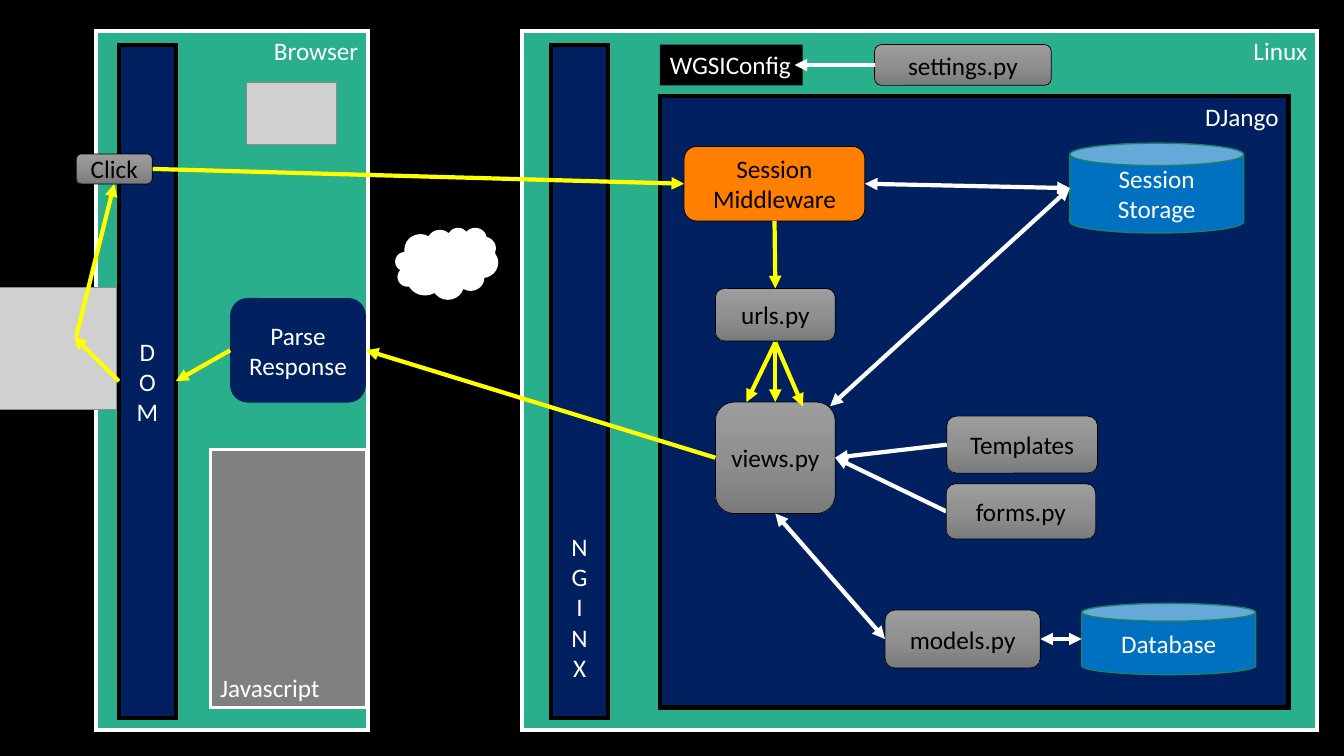
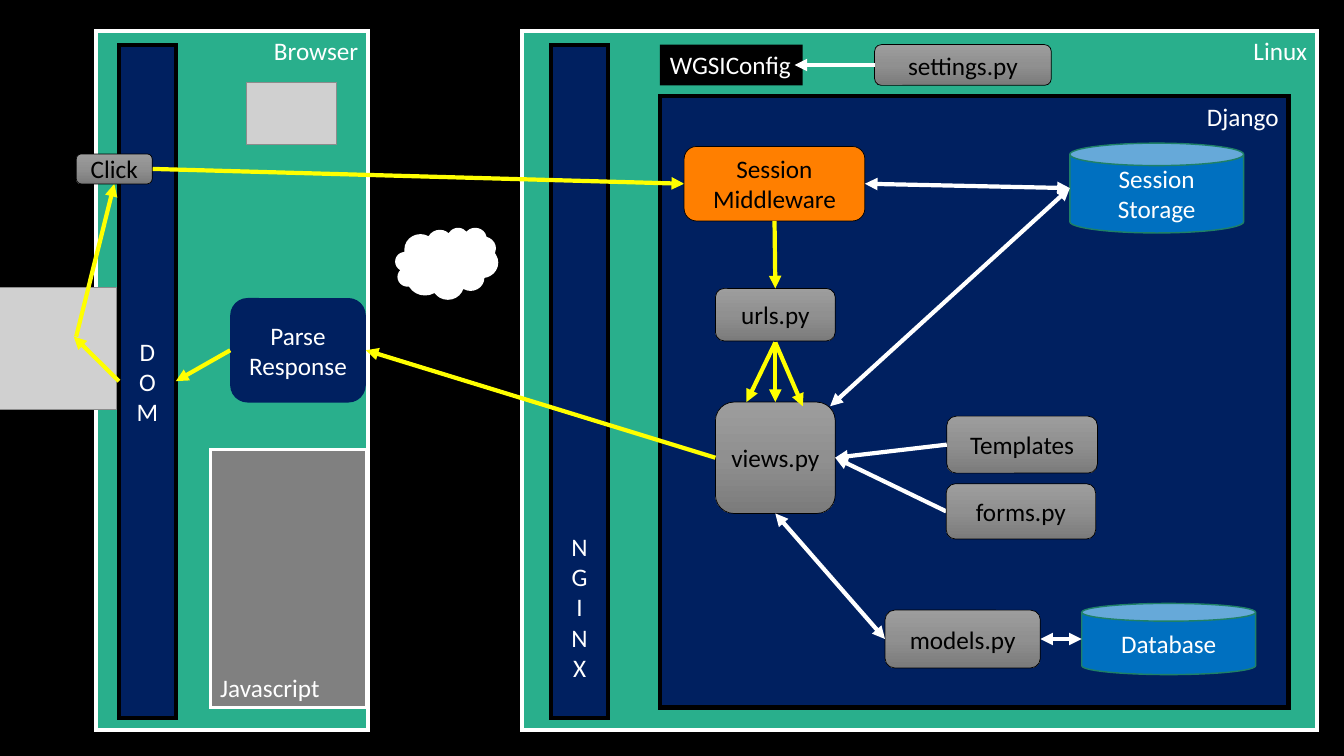
Before and after one commit to csev/dj4e, a slide deck: slide 2 of lectures/DJ-07-Cookies-Sessions.pptx. Drawn at 1344x756 pixels with LibreOffice and Linux fonts; fonts in the diff are those of the drawing; grey boxes stand for pictures. Boxes give left, top, right and bottom in pixels: in the first picture for what was removed or moved away, otherwise in the second. Text is boxed around its words. In the diff, an @@ line names an element or a change of style, - is before the commit and + after.

```diff
--- a/lectures/DJ-07-Cookies-Sessions.pptx
+++ b/lectures/DJ-07-Cookies-Sessions.pptx
@@ text in rectangle at bbox=[1207, 108, 1279, 131]: text changed @@
-DJango
+Django
```
Also in this commit, not shown: 1 other slide changed, 14 other files.
